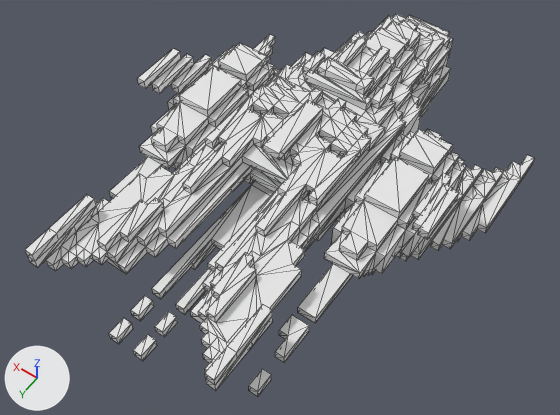
The OBJ model resources/Transtellar.obj as it was, and as the next commit left it.
Camera for both pictures: a 50 mm camera at (-3.14, 4.95, 6.51) aimed at (-0.02, 0.57, -0.37). The lights are fixed; the arrows at lower left show +X, +Y and +Z. Mesh edges are drawn as thin lines. Where no turn or scale is listed for an object, it has been applied to the vertices. Vertices at the same position are counted once.

In view in the first picture: 'Untitled'.
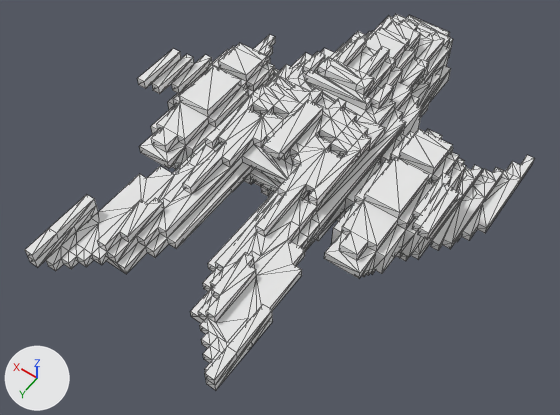
What changed in the scene script:
```text
Change me_untitled:
    used by ob_untitled; location = (0.0, 0.0, 0.0)
    remove me_untitled.from_pydata(...)  # 1865 vertices, 3874 faces; spans x -2.0..2.0, y -3.0..3.0, z -0.7..0.7
    add me_untitled.from_pydata(...)  # 1745 vertices, 3662 faces; spans x -2.0..2.0, y -3.0..3.0, z -0.7..0.7
    me_untitled part 1: 8 loose pieces with 72 vertices, spanning x -1.3..1.3, y 1.9..3.0, z 0.0..0.2, are deleted
    me_untitled part 2
    60 vertices are removed from x -1.3..1.3, y 0.4..2.4, z -0.3..0.2
    152 faces are deleted
    6 vertices are added at (-1.3, 0.9, 0.1), (1.1, 0.7, 0.1), (1.1, 0.7, 0.2), (-1.1, 0.9, 0.1), (1.3, 0.7, 0.1), (1.3, 0.7, 0.2)
    6 new vertices lie (0.0, -0.2, 0.0) away from vertices in x -1.3..0.2, y 0.4..1.1, z -0.3..0.2
    52 new faces join them
```

Boxes (x1, y1, x2, y2) around the edits, measured in the pictures (560 x 415 px):
'Untitled', reshaped: before (25, 14, 535, 396); after (25, 14, 535, 390)
part 1 of me_untitled, deleted: before (96, 198, 309, 396)
part 2 of me_untitled, cut back: before (109, 153, 360, 323); after (142, 153, 360, 278)
